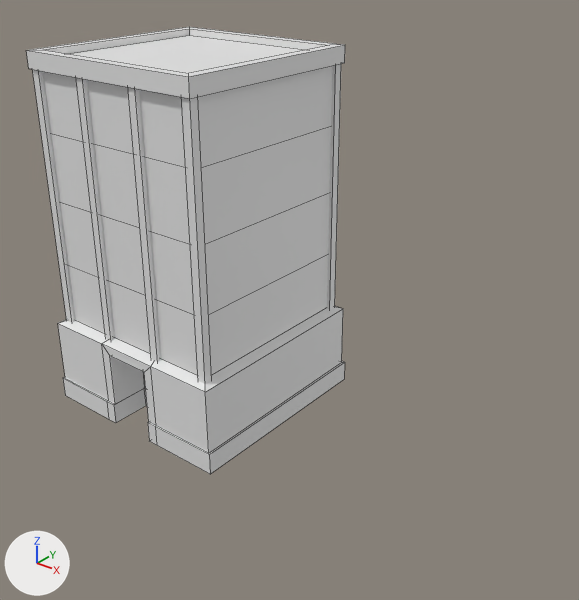
Renders of the Blender file Assets/Models/building4.blend from each side of a commit.
Both versions are drawn from a 50 mm lens placed at (24.6, -24.1, 21.4), pointed at (5.5, -0.2, 6.6). Every picture has the same lights, and +X, +Y and +Z are marked at lower left. Mesh edges are drawn as thin lines.
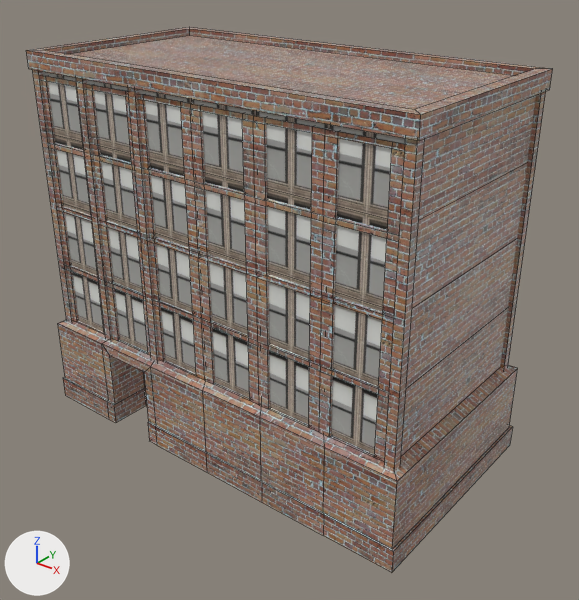
Boxes (x1, y1, x2, y2) around the edits, measured in the pictures (579 x 600 px; the box of a moved part takes in the faces that stretch with it):
'Cube', reshaped (65% wider, 22% taller): before (26, 27, 345, 474); after (26, 27, 553, 573)
part 1 of me_cube_001, moved or reshaped: before (182, 97, 212, 384); after (385, 138, 425, 471)
part 2 of me_cube_001, moved or reshaped: before (327, 64, 341, 310); after (500, 91, 546, 370)
part 3 of me_cube_001, built on: before (26, 27, 345, 474); after (26, 27, 553, 573)
part 4 of me_cube_001, recoloured: (30, 27, 207, 472) in both
part 5 of me_cube_001, recoloured: (42, 71, 196, 374) in both

The edits, one by one:
Picture 'brck01M.jpg' (img_brck01m_jpg) is new.
Picture 'TexturesCom_BuildingsHighRise0494_1_seamless_S.jpg' (img_texturescom_buildingshighrise0494_1_seamless_s_jpg) is new.
Material 'wall' (mat_wall) is new.
Its texture is img_brck01m_jpg.
Material 'window' (mat_window) is new.
Its texture is img_texturescom_buildingshighrise0494_1_seamless_s_jpg.
me_cube_001 is used by ob_cube; location (0.0, 0.0, 1.0).
me_cube_001 had 168 vertices, 143 faces and spanned x -4.9..4.9, y -4.9..4.9, z -1.0..15.4.
me_cube_001 now has 1566 vertices, 1058 faces and spans x -4.9..13.9, y -4.9..4.9, z -1.0..15.4.
me_cube_001 part 1: the loose piece of 8 vertices spanning x 4.1..4.5, y -4.5..-4.1, z 2.8..14.8 is moved by (9.0, 0.0, 0.0), in mat_wall (picture img_brck01m_jpg).
me_cube_001 part 2: the loose piece of 8 vertices spanning x 4.1..4.5, y 4.1..4.5, z 2.8..14.8 is moved by (9.0, 0.0, 0.0), in mat_wall (picture img_brck01m_jpg).
me_cube_001 part 3: 16 vertices moved from x 4.3..4.9, y -4.9..4.9, z -1.0..12.0 to x 4.4..4.7, y -4.9..4.9, z -1.0..12.0; 10 vertices removed from x 4.1..4.6, y -4.6..4.6, z 14.6..15.4; 1408 vertices added at x -4.3..13.9, y -4.9..4.9, z -1.0..15.4.
me_cube_001 part 4: 87 faces spanning x -4.9..4.7, y -4.9..4.9, z -1.0..15.4 switch from no material to mat_wall (picture img_brck01m_jpg).
me_cube_001 part 5: 22 faces spanning x -4.3..4.4, y -4.3..4.3, z 3.2..15.0 switch from no material to mat_window (picture img_texturescom_buildingshighrise0494_1_seamless_s_jpg).
